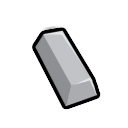
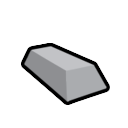
Layered file, before and after one edit (128x128). Changes by layer:
added group "Group 11" (1st of 2) with 4 layers above "Group 11" over [21, 25, 110, 110]
added layer "Paint Layer 12" (1st of 2, in "Group 11") in group "Group 11" over [21, 61, 110, 110]
added layer "Paint Layer 13" (1st of 2, in "Group 11") in group "Group 11" over [21, 25, 110, 110]
added layer "Paint Layer 10" (1st of 2, in "Group 11") in group "Group 11" over [21, 25, 110, 110]
hid group "Group 9" (4 layers) over [28, 25, 110, 110]
